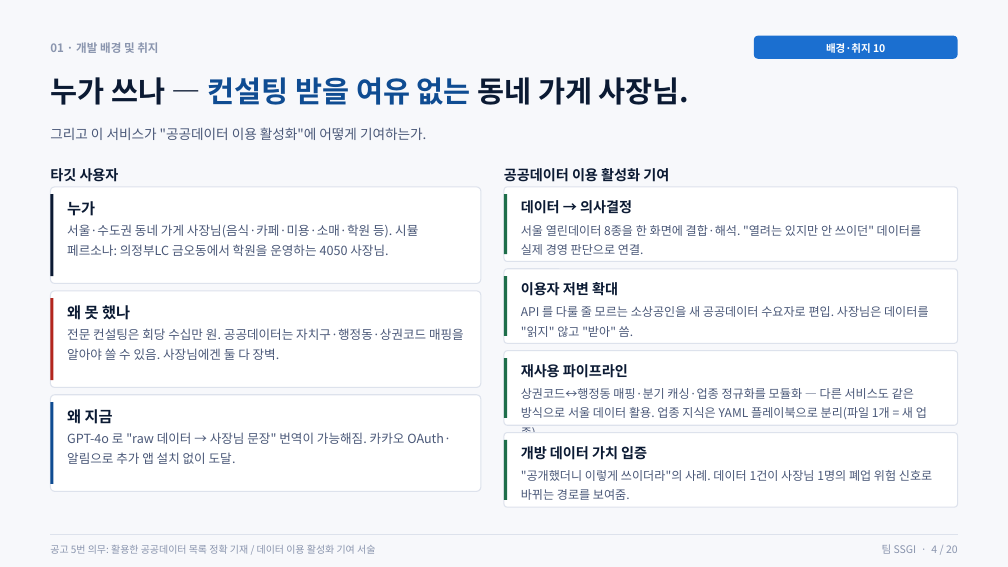
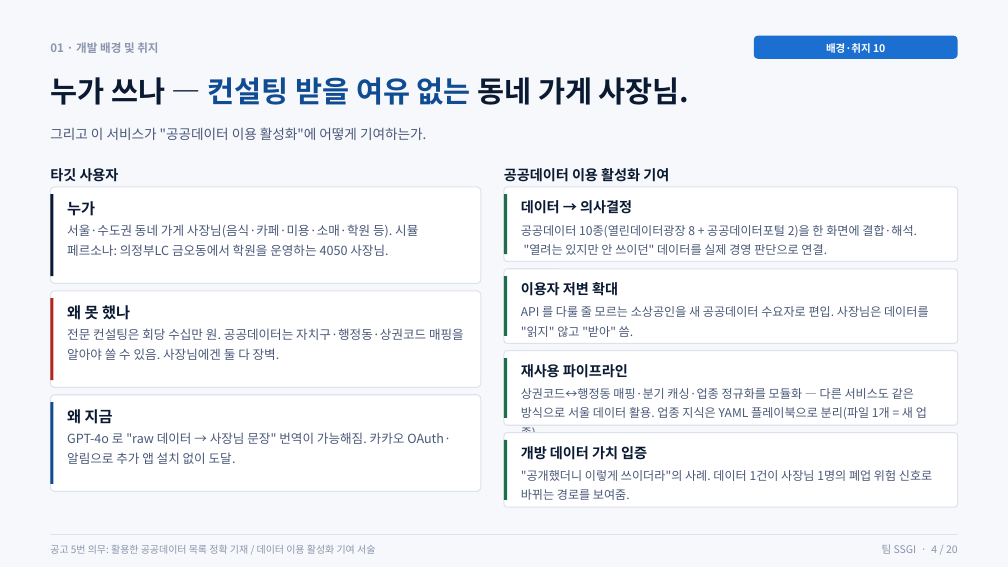
Before and after one commit to Tok-Baro/SSGI_AI_Coach, a slide deck: slide 4 of SSGI_상세기획서_심사위원용.pptx. Drawn at 1008x567 pixels with LibreOffice and Linux fonts; fonts in the diff are those of the drawing. Boxes give left, top, right and bottom in pixels: in the first picture for what was removed or moved away, otherwise in the second. Text is boxed around its words. In the diff, an @@ line names an element or a change of style, - is before the commit and + after.

```diff
--- a/SSGI_상세기획서_심사위원용.pptx
+++ b/SSGI_상세기획서_심사위원용.pptx
@@ text at [521, 225, 917, 255]: text changed @@
-서울 열린데이터 8종을 한 화면에 결합·해석. "열려는 있지만 안 쓰이던" 데이터를 실제 경영 판단으로 연결.
+공공데이터 10종(열린데이터광장 8 + 공공데이터포털 2)을 한 화면에 결합·해석. "열려는 있지만 안 쓰이던" 데이터를 실제 경영 판단으로 연결.
```
Also in this commit, not shown: 9 other slides changed, 1 other file.
